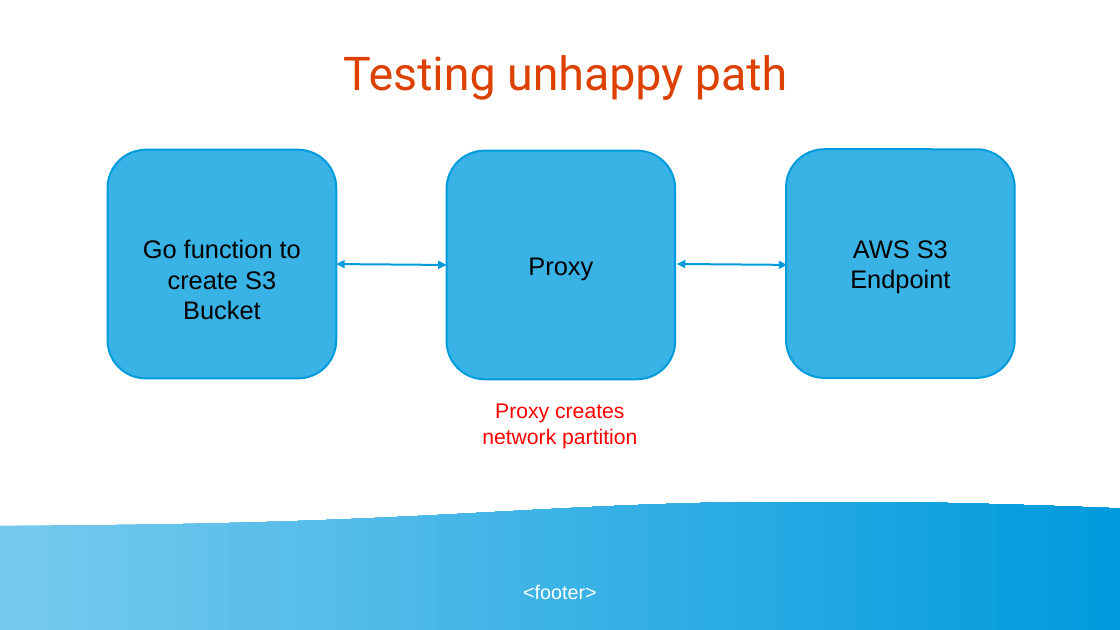
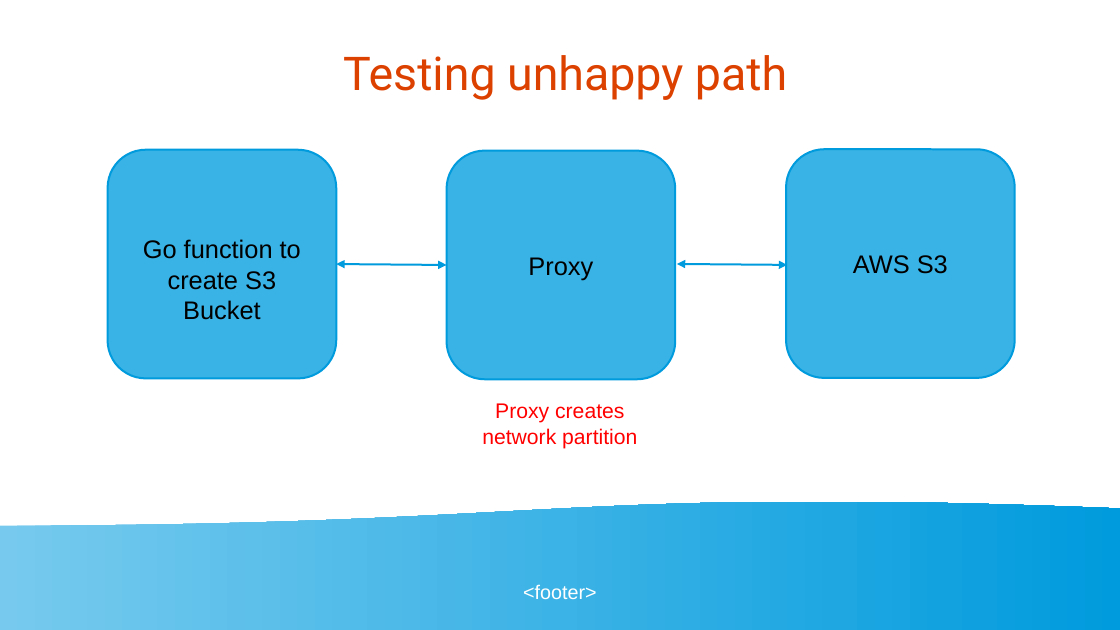
Before and after one commit to golangbot/gophercon-uk-2025-talk, a slide deck: slide 12 of Presentation.odp. Drawn at 1120x630 pixels with LibreOffice and Linux fonts; fonts in the diff are those of the drawing. Boxes give left, top, right and bottom in pixels: in the first picture for what was removed or moved away, otherwise in the second. Text is boxed around its words. In the diff, an @@ line names an element or a change of style, - is before the commit and + after.

```diff
--- a/Presentation.odp
+++ b/Presentation.odp
@@ text in rounded rectangle at [853, 255, 948, 274]: text changed @@
-AWS S3 Endpoint
+AWS S3
```
Also in this commit, not shown: 1 other file.
